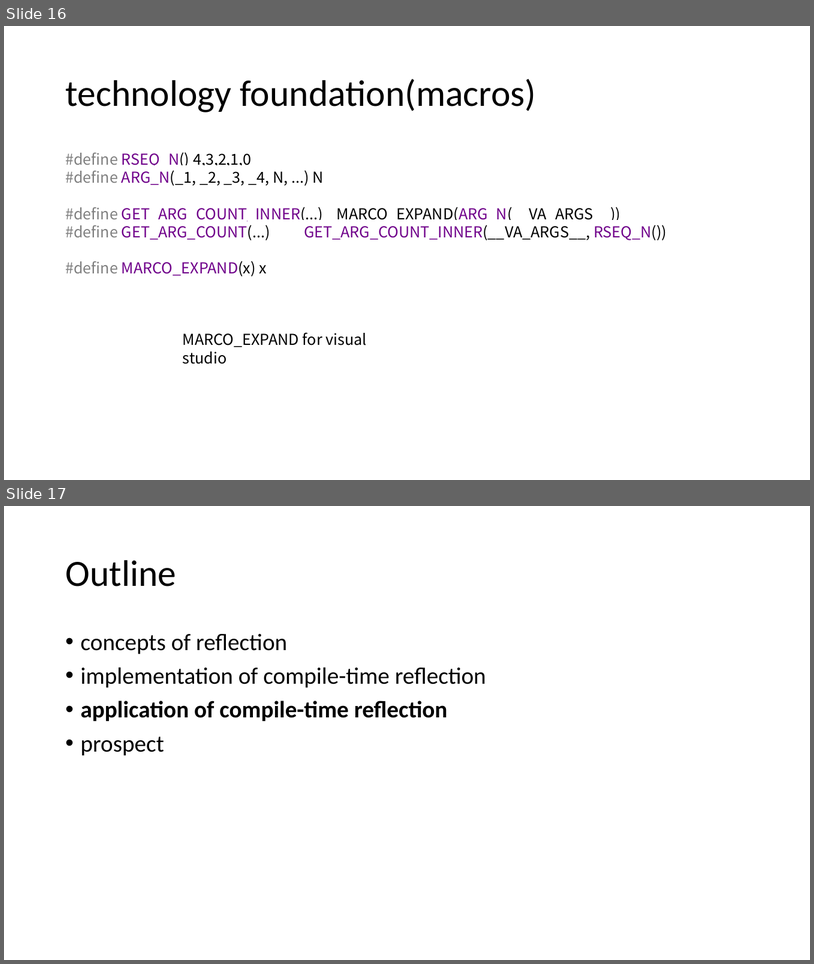
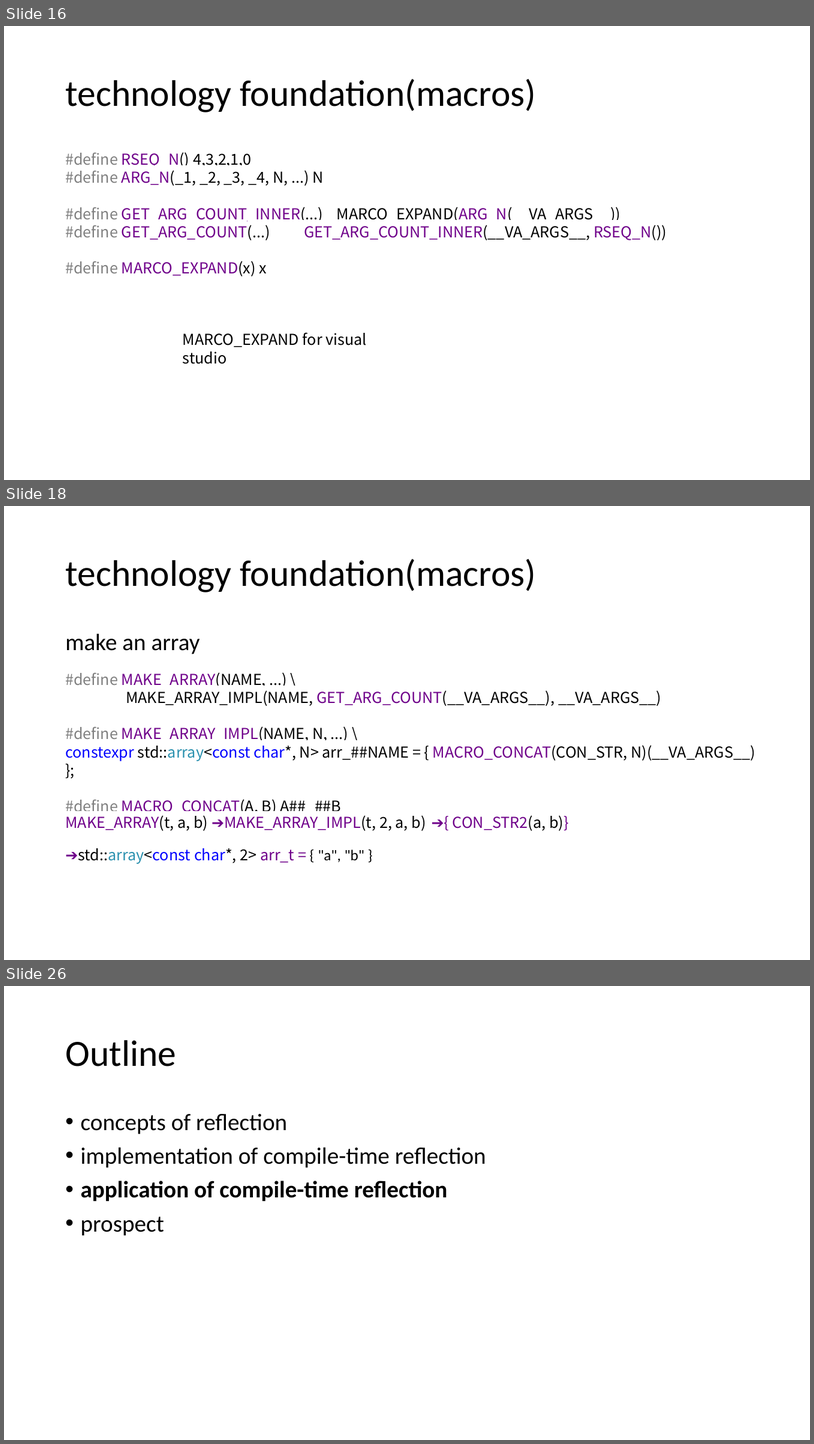
Before and after one commit to qicosmos/cppcon2017, a slide deck: cppcon2017.pptx. Shown one above the other, each under a label of ours: slides 16 and 17 before the commit, slides 16, 18 and 26 after it; the slides between them are not shown. The pictures are 814x964 and 814x1444 pixels, drawn with LibreOffice and Linux fonts; fonts in the diff are those of the drawing. Boxes give left, top, right and bottom in pixels: in the first picture for what was removed or moved away, otherwise in the second. Text is boxed around its words. In the diff, an @@ line names an element or a change of style, - is before the commit and + after.

```diff
--- a/cppcon2017.pptx
+++ b/cppcon2017.pptx
@@ slide 18 added at (x1=4, y1=506, x2=810, y2=960), background #FFFFFF @@
@@ title added at (x1=65, y1=559, x2=536, y2=592), 44 pt, text #000000 @@
+technology foundation(macros)
@@ text added at (x1=65, y1=633, x2=200, y2=654), 28 pt, text #000000 @@
+make an array
@@ text added at (x1=65, y1=672, x2=755, y2=816), 18 pt, text #000000 @@
+#define MAKE_ARRAY(NAME, ...) \
+MAKE_ARRAY_IMPL(NAME, GET_ARG_COUNT(__VA_ARGS__), __VA_ARGS__)
+#define MAKE_ARRAY_IMPL(NAME, N, ...) \
+constexpr std::array<const char*, N> arr_##NAME = { MACRO_CONCAT(CON_STR, N)(__VA_ARGS__) };
+#define MACRO_CONCAT(A, B) A##_##B
@@ text added at (x1=65, y1=815, x2=208, y2=831), 18 pt, text #6F008A @@
+MAKE_ARRAY(t, a, b)
@@ text added at (x1=224, y1=815, x2=426, y2=831), 18 pt, text #6F008A @@
+➔MAKE_ARRAY_IMPL(t, 2, a, b)
@@ text added at (x1=453, y1=815, x2=569, y2=831), 18 pt, text #6F008A @@
+➔{ CON_STR2(a, b)}
@@ text added at (x1=65, y1=848, x2=365, y2=864), 18 pt, text #000000 @@
+➔std::array<const char*, 2> arr_t = { "a", "b" }
@@ what was slide 17 is now slide 26 @@
```
Also in this commit, not shown: 1 slide changed, 8 other slides added.
